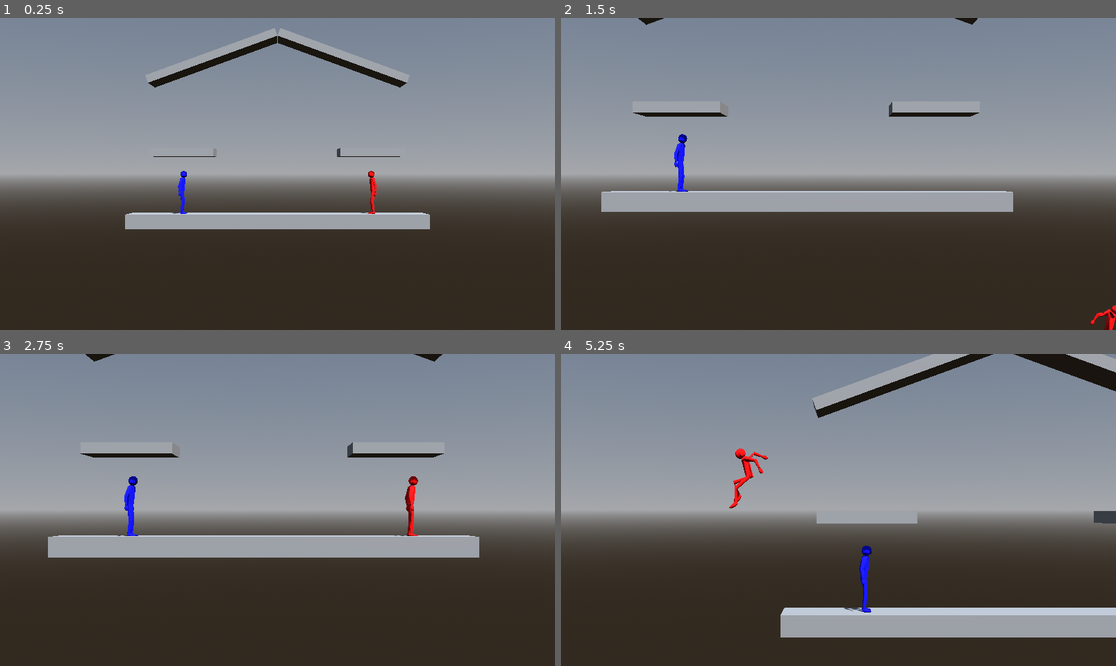
Above: before the commit, frames 1-4 (two rows, left to right).
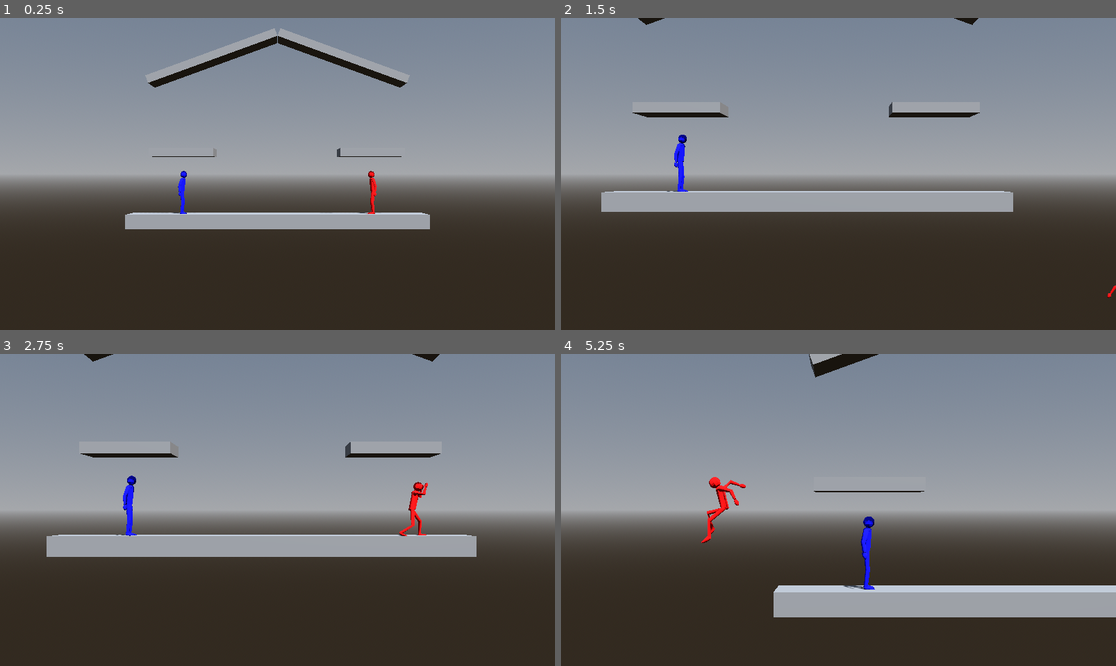
Above: after the commit, the same moments.

Repository: CocoMarck/SuperSmashTux
Game: Godot game, scene res://scenes/main.tscn
Same seed, same stepped clock (60 frames per second), same inputs: the game is played once before the commit and once after it.
Inputs:
- Up to frame 1 (0.25 s): no input
- Up to frame 2 (1.5 s): hold Right (player1_move_right) 0.53-1.28 s; tap K (player1_attack) at 0.6 s; tap Space (player1_jump) at 0.77 s; hold Down (player1_move_down) from 1.28 s (still down); tap O (player1_grab) at 1.35 s
- Up to frame 3 (2.75 s): tap Space (player1_jump) at 1.52 s; release Down (player1_move_down) at 2.03 s; hold Right (player1_move_right) from 2.03 s (still down); hold P (player1_shield) from 2.03 s (still down)
- Up to frame 4 (5.25 s): release Right (player1_move_right) at 2.78 s; release P (player1_shield) at 2.78 s; hold Up (player1_move_up) 2.78-3.53 s; tap . (player1_walk) at 2.85 s; tap Space (player1_jump) at 3.02, 3.77, 4.52 s; hold Left (player1_move_left) 3.53-5.03 s; tap G (player2_attack) at 3.6 s; tap T (player2_grab) at 4.35 s; hold Down (player1_move_down) from 5.03 s (still down); tap S (player2_move_down) at 5.1 s

The runs differ from the first frame. In frame 1, 0.1% of the frame differs, in the area x 22-78%, y 3-64%; in frame 2, 0.3%; in frame 3, 1.2%; in frame 4, 15%, in the area x 25-100%, y 0-91%.

Commit message:
new anims

Diff:
--- a/scripts/fighter.gd
+++ b/scripts/fighter.gd
@@ -13,8 +13,7 @@
 # Propiedades privadas | Shield
 var _shield_time: float = 0.0
 var _shield_duration: float = 1.0
-## Tambien poner de regeneracion, erpo opr ahora no.
-
+## Tambien poner de regeneracion, pero por ahora no.
 
 # Propiedades privadas | Ataque
 var _attack_count: float = 0.0
@@ -56,7 +55,7 @@
 
 			"hitbox_damage": 5,
 			"hitbox_size": Vector3(0.5,0.5,0.5),
-			"hitbox_position": Vector3(0.5,-1.0,0),
+			"hitbox_position": Vector3(1.0,-1.0,0),
 			"direction": Vector3(0.25,0.75,0),
 			"hitbox_time_ratio": 0.5,
 			"hitbox_rotation": 0.0,
@@ -66,18 +65,18 @@
 	FightMove.new(
 		{
 			"name": &"up_attack",
-			"duration": 0.5833,
-			"speed": Vector3(0,0,0),
-			"air_attack": false,
-			"grab_attack": false,
-			"override_horizontal_move": true,
-			"override_vertical_move": false,
-			"inmortal": false,
-
-			"hitbox_damage": 5,
-			"hitbox_size": Vector3(0.5,0.5,0.5),
-			"hitbox_position": Vector3(0.1,0.8,0),
-			"direction": Vector3(0.25,2,0),
+			"duration": 0.4583,
+			"speed": Vector3(0,0,0),
+			"air_attack": false,
+			"grab_attack": false,
+			"override_horizontal_move": true,
+			"override_vertical_move": false,
+			"inmortal": false,
+
+			"hitbox_damage": 5,
+			"hitbox_size": Vector3(0.5,0.5,0.5),
+			"hitbox_position": Vector3(0.3,0.9,0),
+			"direction": Vector3(0.25,1.0,0),
 			"hitbox_time_ratio": 0.5,
 			"hitbox_rotation": 0.0,
 			"inversed_hitbox_ratio": true
@@ -106,8 +105,8 @@
 	FightMove.new(
 		{
 			"name": &"forward_attack",
-			"duration": 0.3,
-			"speed": Vector3(10,0,0),
+			"duration": 0.4583,
+			"speed": Vector3(0,0,0),
 			"air_attack": false,
 			"grab_attack": false,
 			"override_horizontal_move": true,
@@ -116,8 +115,8 @@
 
 			"hitbox_damage": 10,
 			"hitbox_size": Vector3(0.5,0.5,0.5),
-			"hitbox_position": Vector3(0.5,-0.5,0),
-			"direction": Vector3(1.5,1,0),
+			"hitbox_position": Vector3(1.4,-0.2,0),
+			"direction": Vector3(1.0,0.5,0),
 			"hitbox_time_ratio": 0.5,
 			"hitbox_rotation": 0.0,
 			"inversed_hitbox_ratio": true
@@ -146,18 +145,18 @@
 	FightMove.new(
 		{
 			"name": &"heavy_up_attack",
-			"duration": 0.5,
-			"speed": Vector3(0,0,0),
-			"air_attack": false,
-			"grab_attack": false,
-			"override_horizontal_move": true,
-			"override_vertical_move": false,
-			"inmortal": false,
-
-			"hitbox_damage": 5,
-			"hitbox_size": Vector3(0.5,0.5,0.5),
-			"hitbox_position": Vector3(1.0,-1.0,0),
-			"direction": Vector3(0.25,1,0),
+			"duration": 0.5833,
+			"speed": Vector3(0,0,0),
+			"air_attack": false,
+			"grab_attack": false,
+			"override_horizontal_move": true,
+			"override_vertical_move": false,
+			"inmortal": false,
+
+			"hitbox_damage": 10,
+			"hitbox_size": Vector3(0.5,0.5,0.5),
+			"hitbox_position": Vector3(0.1,0.8,0),
+			"direction": Vector3(0.25,1.5,0),
 			"hitbox_time_ratio": 0.5,
 			"hitbox_rotation": 0.0,
 			"inversed_hitbox_ratio": true
@@ -166,7 +165,7 @@
 	FightMove.new(
 		{
 			"name": &"heavy_down_attack",
-			"duration": 0.5,
+			"duration": 0.625,
 			"speed": Vector3(0,0,0),
 			"air_attack": false,
 			"grab_attack": false,
@@ -325,40 +324,36 @@
 		var init_attack = true
 		if states.neutral:
 			_current_attack = _attacks.ground_neutral
-			_attack_direction.x = _x_not_zero_value
+		elif states.walking:
+			_current_attack = _attacks.forward
 		elif states.running:
 			_current_attack = _attacks.dash
-			_attack_direction.x = _x_not_zero_value
+		elif states.neutral_crouch and _down_pressed:
+			_current_attack = _attacks.heavy_down
 		elif states.neutral_crouch:
 			_current_attack = _attacks.down
-			_attack_direction.x = _x_not_zero_value*0.5
-			_attack_direction.y = 1.0
+		elif states.neutral_up and _up_pressed:
+			_current_attack = _attacks.heavy_up
 		elif states.neutral_up:
 			_current_attack = _attacks.up
-			_attack_direction.y = 1.0
 
 		# Ataque en aire
 		elif states.neutral_air:
 			_current_attack = _attacks.air_neutral
-			_attack_direction.x = _x_not_zero_value
-			_attack_direction.y = -1.0
 		elif states.air_move:
 			_current_attack = _attacks.air_forward
-			_attack_direction.x = _x_not_zero_value
 		elif states.air_down:
 			_current_attack = _attacks.air_down
-			_attack_direction.y = -1.0
 		elif states.air_up:
 			_current_attack = _attacks.air_up
-			_attack_direction.y = 1.0
 		else:
 			init_attack = false
 
 		if init_attack:
 			_attack_count = 0
-			_attack_direction.x = _attack_direction.x * _current_attack.direction.x
-			_attack_direction.y = (_attack_direction.y*0.1) * _current_attack.direction.y
-			_attack_direction.z = _attack_direction.z * _current_attack.direction.y
+			_attack_direction.x = _x_not_zero_value * _current_attack.direction.x
+			_attack_direction.y = _current_attack.direction.y*0.1
+			#_attack_direction.z = _attack_direction.z * _current_attack.direction.y
 
 	# Cancelar ataque aerio si no esta en aire.
 	# Cancelar ataque en piso si esta en el aire
@@ -470,6 +465,10 @@
 		_ledge_grab(delta, gravity_signals, move_signals)
 	_set_x_not_zero_value(move_signals.direction)
 
+	# Cancelar salto por ataque heavy arriba.
+	if _up_pressed and _attack and move_signals.on_floor:
+		_target_velocity.y = 0
+
 	# Ledge grab
 	if _holding_onto_the_ledge() and _knockback_active:
 		_release_hanging_ledge()
@@ -479,7 +478,9 @@
 		# No permitir grab y shield a la vez. No permitir hacer agarre o escudo cuando se ataca.
 		_grab_move(delta, gravity_signals)
 		_shield_move(delta, gravity_signals)
-	var grab_or_shield = _grabbing() or _with_shield()
+	var grabbing = _grabbing()
+	var with_shield = _with_shield()
+	var grab_or_shield = grabbing or with_shield
 	if grab_or_shield:
 		# Anular ataque si se hace grab o escudo.
 		_current_attack = null
@@ -508,16 +509,20 @@
 		_current_attack = null
 		_grab_time = 0.0
 		_shield_time = 0.0
+		_clear_hitbox()
 
 	# Anim
+	_reset_visual_values()
 	if _knockback_active:
 		_damage_anim(delta, gravity_signals)
 	elif _holding_onto_the_ledge():
 		_ledge_grab_anim(delta)
 	elif _attacking():
 		_attack_anim(delta)
-	elif grab_or_shield:
-		_animation_player.play("idle")
+	elif grabbing:
+		_animation_player.play("grab")
+	elif with_shield:
+		_animation_player.play("guard")
 	else:
 		_move_anim(delta, move_states)
 	_set_pivot_direction(move_signals)
--- a/scripts/person.gd
+++ b/scripts/person.gd
@@ -22,12 +22,7 @@
 @export var init_looking_at_right: bool = false
 
 @export_group("Vertical Movement")
-@export var jump_impulse: int = 13
-
-@export_group("Movement Tuning")
-@export var ground_acceleration: float = 40.0
-@export var ground_friction: float = 100.0
-@export var knockback_friction: float = 10.0
+@export var jump_impulse: int = 10
 
 @export_group("Appearence")
 @export var material: Material = null
@@ -44,6 +39,12 @@
 var _animation_player: AnimationPlayer
 
 # `_target_velocity`, pertenece a `GravityBody3D`.
+
+# Propiedades privadas | Aceleracion horizontal
+var _ground_acceleration: float = 40.0
+var _air_acceleration: float = 40.0
+var _ground_friction: float = 100.0
+var _knockback_friction: float = 20.0
 
 # Propiedades privadas | Multiples saltos
 var _max_jumps = 1
@@ -86,7 +87,6 @@
 var _down_pressed: bool = false
 var _was_move_up: bool = false
 var _up_pressed: bool = false
-
 
 # Propiedades privadas | Agarre de orillas.
 var _hanging_ledge: GroundPlatform = null
@@ -231,18 +231,24 @@
 		speed = walking_speed
 	else:
 		speed = running_speed
-	if signals.on_floor and _move_down:
-		speed = walking_speed
-		speed_multiplier = 0.8
+	if signals.on_floor:
+		if _move_down:
+			speed = walking_speed
+			speed_multiplier = 0.8
+	else:
+		if _last_x_direction != _direction.x:
+			speed_multiplier = 0.8
 
 	# Velocidad horizontal
 	var target_speed := _direction.x * (speed*speed_multiplier)
-	var accel := ground_friction if _direction.x == 0.0 else ground_acceleration
-	# Si se invierte el sentido del movimiento, frenar rapido (friction) en vez de acelerar despacio como si arrancara de cero, para evitar el "patinaje" al voltear.
-	if target_speed != 0.0 and sign(_target_velocity.x) != 0.0 and sign(_target_velocity.x) != sign(target_speed):
-		accel = ground_friction
+	var accel := _air_acceleration
 	if _knockback_active:
-		accel = knockback_friction
+		accel = _knockback_friction
+	elif signals.on_floor:
+		if _direction.x == 0.0:
+			accel = _ground_friction
+		else:
+			accel = _ground_acceleration
 	_target_velocity.x = move_toward(_target_velocity.x, target_speed, accel*delta)
 
 	# Salto | Aplicar salto normal o doble salto segun sea el caso.
@@ -283,6 +289,8 @@
 	var air_move := false
 	var air_up := false
 	var air_down := false
+	var air_back := false
+	var air_forward := false
 
 	if signals.on_floor:
 		# En el piso
@@ -299,6 +307,14 @@
 		air_move = moving
 		air_up = _move_up and not _move_down
 		air_down = _move_down and not _move_up
+		air_back = moving and (signals.direction.x != _last_x_direction)
+		air_forward = moving and (signals.direction.x == _last_x_direction)
+
+	# Debug
+	if air_back:
+		print("de espaldas en el aire")
+	#elif air_forward:
+		#print("de frente en el aire")
 
 	return MoveStates.new(
 		walking,
@@ -489,7 +505,16 @@
 	return _hanging_ledge != null
 
 func _ledge_grab_anim(delta) -> void:
-	_animation_player.play("idle")
+	_pivot.position.y = -0.3
+	_animation_player.play("hold_platform")
+
+# Funciones | Animacion
+func _reset_visual_values():
+	_pivot.position.y = 0
+	_pivot.position.x = 0
+	_pivot.position.z = 0
+	_pivot.rotation_degrees.z = 0
+	_pivot.rotation_degrees.x = 0
 
 # Funciones | Inicializar
 func _ready() -> void:
@@ -497,13 +522,13 @@
 	Inicializar el character, con sus colorines, materiales etc.
 	'''
 	# Fall
-	fall_acceleration = 30
+	fall_acceleration = 25
 
 	# Essentail nodes
-	_visual = $Visual
 	# El hijo de Visual es la raiz del .glb importado; su nombre depende del
 	# archivo fuente (ej. "standard_character_a_pose"), asi que se toma
 	# dinamico en vez de hardcodearlo, y se navega desde ahi.
+	_visual = $Visual
 	var model_root: Node3D = _visual.get_child(0)
 	_pivot = model_root.get_node("Pivot")
 	_mesh_instance = model_root.get_node("Pivot/Skeleton3D/MeshInstance3D")
@@ -543,6 +568,7 @@
 		_damage_move(delta)
 
 	# Anim
+	_reset_visual_values()
 	if _knockback_active:
 		_damage_anim(delta, gravity_signals)
 	elif _holding_onto_the_ledge():
Binary file changed: assets/standard_character_a_pose.glb
